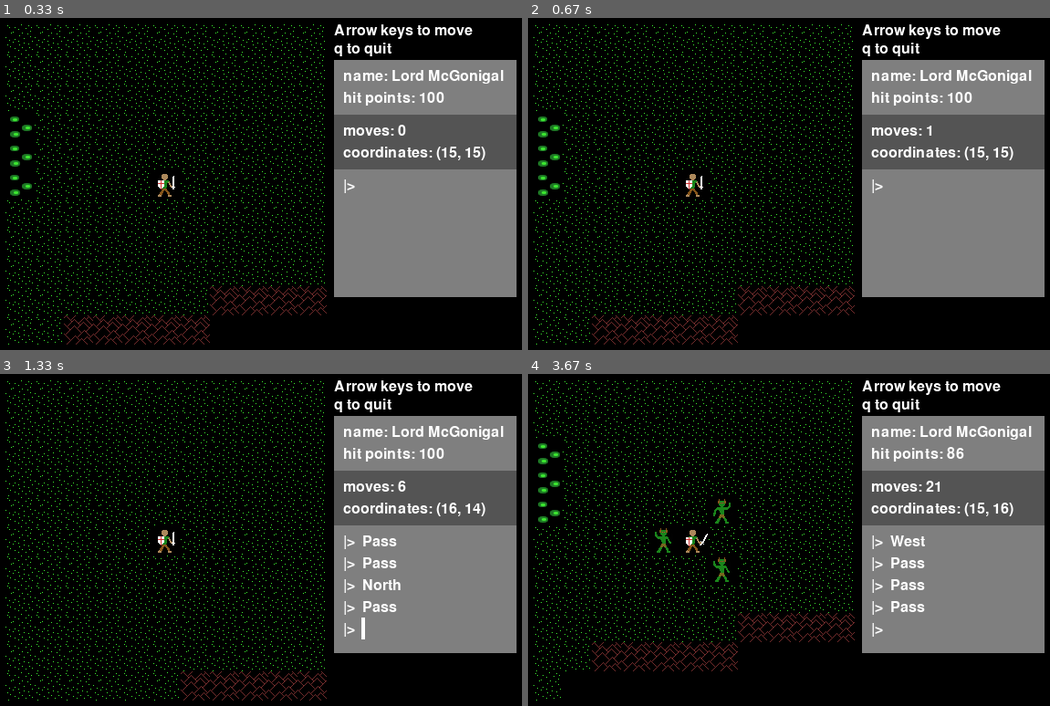
Above: before the commit, frames 1-4 (two rows, left to right).
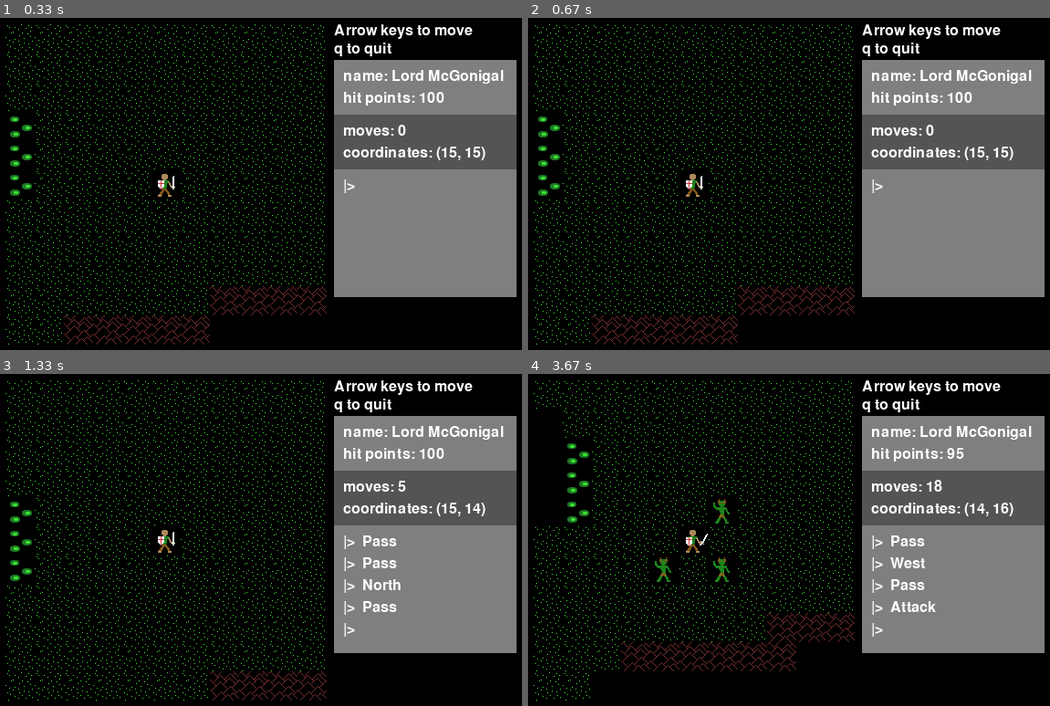
Above: after the commit, the same moments.

Repository: josh-reynolds/Python
Game: pygame game, started from pygame/nulltima/demo.py
Two runs of this game, one before a commit and one after it. Both use one fixed random seed, a clock stepped at 60 frames per second and the inputs below.
Inputs:
- Up to frame 1 (0.33 s): no input
- Up to frame 2 (0.67 s): tap A at 0.33 s
- Up to frame 3 (1.33 s): hold Right 0.67-1.13 s; tap Space at 0.73, 1.03, 1.23 s; hold Up from 1.17 s (still down)
- Up to frame 4 (3.67 s): release Up at 1.47 s; hold Right 1.5-1.97 s; tap Space at 1.57, 1.87, 2.07, 2.37, 2.63, 2.97, 3.3, 3.6 s; hold Left 2-2.53 s; hold A 2.57-2.87 s; hold Down 2.57-2.87 s; hold Down 2.9-3.2 s; hold Left 3.23-3.63 s; tap A at 3.38 s

Frame 1 is identical in both runs. In frame 2, less than 0.1% of the frame differs, in the area x 76-78%, y 32-36%; in frame 3, 0.5%; in frame 4, 1.8%, in the area x 1-88%, y 10-99%.

Commit message:
Initial version of a two-stage command - attack needs to be followed by a direction key

Diff:
--- a/pygame/nulltima/actions.py
+++ b/pygame/nulltima/actions.py
@@ -1,3 +1,6 @@
+import pygame
+from pygame.locals import *
+import game
 
 class Action():
     def __init__(self, target):
@@ -46,3 +49,32 @@
         self.target = target
     def execute(self):
         self.target.running = False
+
+class Attack(Action):
+    def __init__(self, target):
+        self.name = 'Attack'
+        self.target = target
+    def execute(self):
+        print("Getting direction")
+        direction = (0,0)
+        capturing = True
+        while capturing:
+            for event in pygame.event.get():
+                if event.type == KEYDOWN:
+                    if event.key == K_UP:
+                        direction = (0,-1)
+                    if event.key == K_DOWN:
+                        direction = (0,1)
+                    if event.key == K_LEFT:
+                        direction = (-1,0)
+                    if event.key == K_RIGHT:
+                        direction = (1,0)
+                    capturing = False
+        coordinate = (self.target.pos[0] + direction[0],
+                      self.target.pos[1] + direction[1])
+        for monster in game.Game.level.monsters:
+            if monster.pos == coordinate:
+                print("Attacking monster at {}".format(coordinate))
+                self.target.attack(monster)
+                return
+        print("No target")
--- a/pygame/nulltima/game.py
+++ b/pygame/nulltima/game.py
@@ -180,6 +180,7 @@
 
         self.define_actions()
         self.shortcuts = {
+                (K_a, 0): self.a,
                 (K_LEFT, 0): self.left,
                 (K_RIGHT, 0): self.right,
                 (K_UP, 0): self.up,
@@ -248,6 +249,7 @@
         return 'Scene {}'.format(self.id)
 
     def define_actions(self):
+        self.a = actions.Attack(self.player)
         self.left = actions.West(self.player)
         self.right = actions.East(self.player)
         self.up = actions.North(self.player)
--- a/pygame/nulltima/monsters.py
+++ b/pygame/nulltima/monsters.py
@@ -14,6 +14,7 @@
             Monster.images = [pygame.image.load("./images/monster_0.png"),
                               pygame.image.load("./images/monster_1.png")]
         self.images = Monster.images
+        self.hit_points = 1
 
     def on_notify(self, last_move, player_position):
         if self.level.grid.can_view(self.pos):
--- a/pygame/nulltima/player.py
+++ b/pygame/nulltima/player.py
@@ -23,6 +23,9 @@
     def add_observer(self, observer):
         self.observers.append(observer)
 
+    def attack(self, target):
+        target.hit_points -= 1
+
 class PlayerTestCase(unittest.TestCase):
     def setUp(self):
         coordinate = (100, 100)
